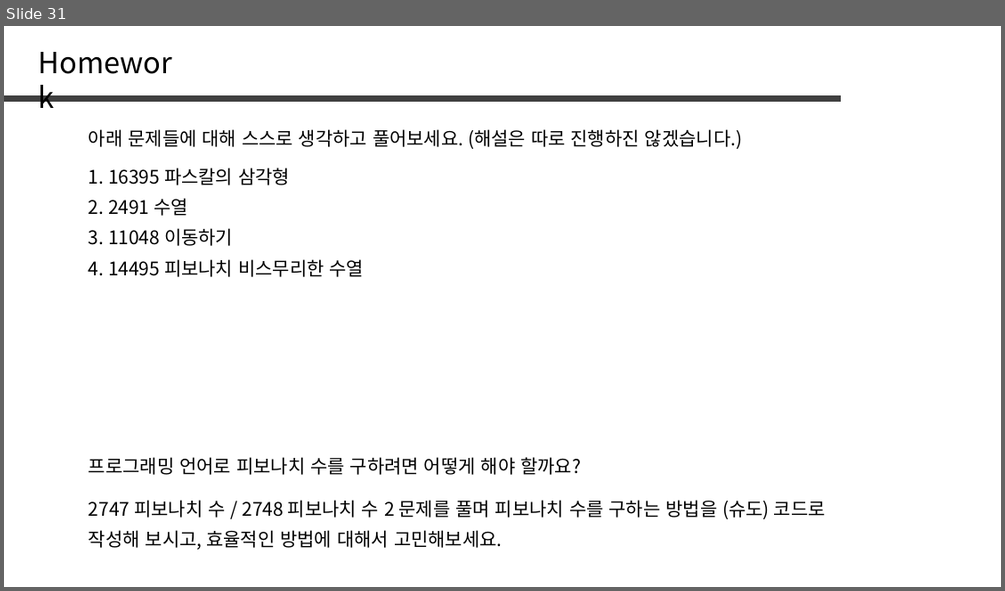
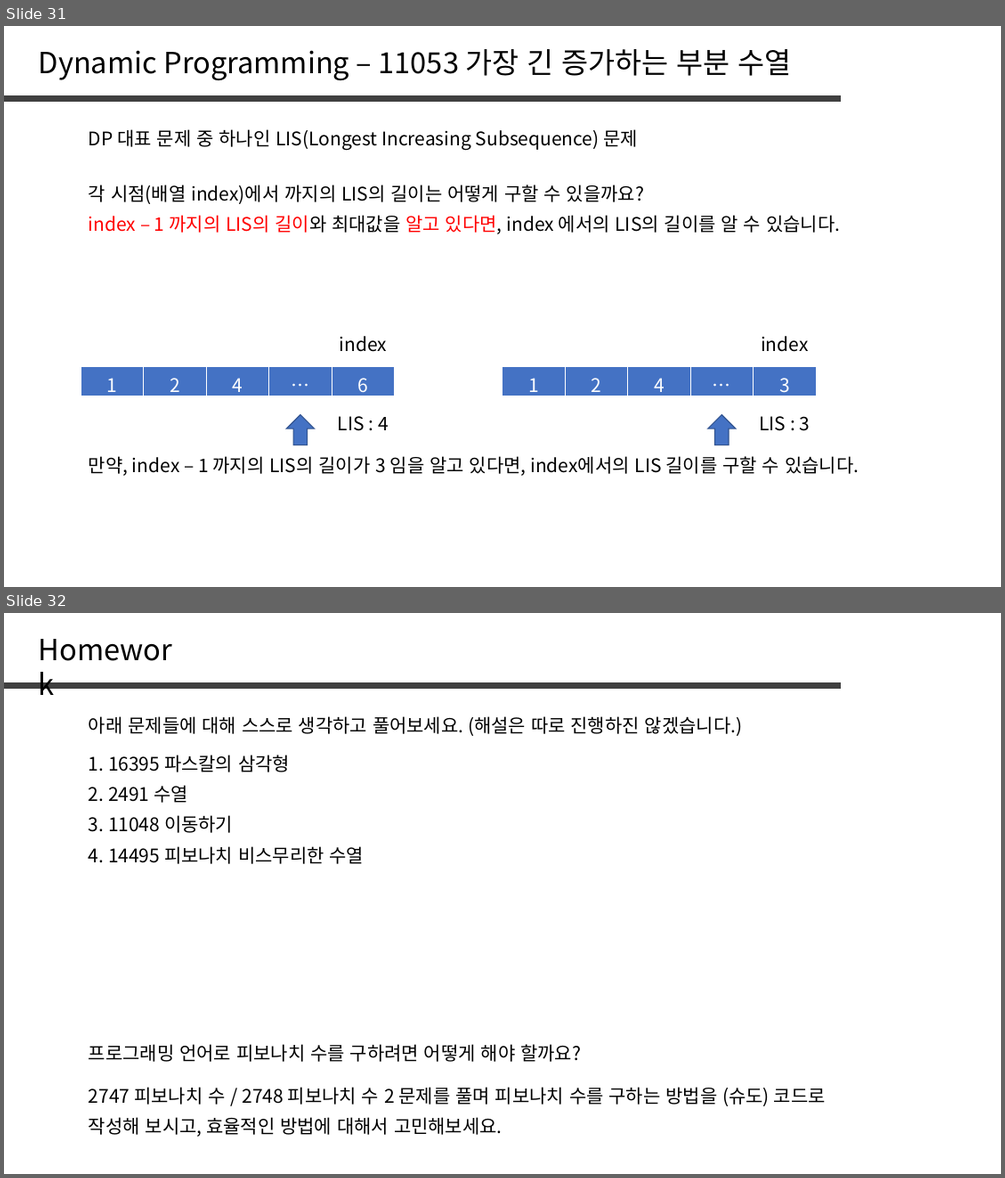
Before and after one commit to jaehoo1/PS-study, a slide deck: study/5_Dynamic Programming.pptx. Shown one above the other, each under a label of ours: slide 31 before the commit, slides 31 and 32 after it. The pictures are 1005x591 and 1005x1178 pixels, drawn with LibreOffice and Linux fonts; fonts in the diff are those of the drawing. Boxes give left, top, right and bottom in pixels: in the first picture for what was removed or moved away, otherwise in the second. Text is boxed around its words. In the diff, an @@ line names an element or a change of style, - is before the commit and + after.

```diff
--- a/study/5_Dynamic Programming.pptx
+++ b/study/5_Dynamic Programming.pptx
@@ slide 31 added at (4,26,1001,587), background #FFFFFF @@
@@ text added at (39,49,792,80), 28 pt, text #000000 @@
+Dynamic Programming – 11053 가장 긴 증가하는 부분 수열
@@ line added from (4, 99) to (841, 99), #404040 6 pt @@
@@ text added at (89,129,639,150), 18 pt, text #000000 @@
+DP 대표 문제 중 하나인 LIS(Longest Increasing Subsequence) 문제
@@ text added at (89,184,644,204), 18 pt, text #000000 @@
+각 시점(배열 index)에서 까지의 LIS의 길이는 어떻게 구할 수 있을까요?
@@ text added at (89,215,840,234), 18 pt, text #000000 @@
+index – 1 까지의 LIS의 길이와 최대값을 알고 있다면, index 에서의 LIS의 길이를 알 수 있습니다.
@@ text added at (340,336,387,352), 18 pt, text #000000 @@
+index
@@ text added at (760,336,808,352), 18 pt, text #000000 @@
+index
@@ table added at (81,367,395,400), 1 rows, 5 columns @@
+1 | 2 | 4 | … | 6
@@ table added at (502,367,817,400), 1 rows, 5 columns @@
+1 | 2 | 4 | … | 3
@@ down arrow added at (287,415,315,445), fill #4472C4, outline #325491 1 pt @@
@@ text added at (338,416,388,431), 18 pt, text #000000 @@
+LIS : 4
@@ down arrow added at (708,415,736,445), fill #4472C4, outline #325491 1 pt @@
@@ text added at (759,416,810,431), 18 pt, text #000000 @@
+LIS : 3
@@ text added at (89,456,858,475), 18 pt, text #000000 @@
+만약, index – 1 까지의 LIS의 길이가 3 임을 알고 있다면, index에서의 LIS 길이를 구할 수 있습니다.
@@ what was slide 31 is now slide 32 @@
```
Also in this commit, not shown: 1 slide changed.
